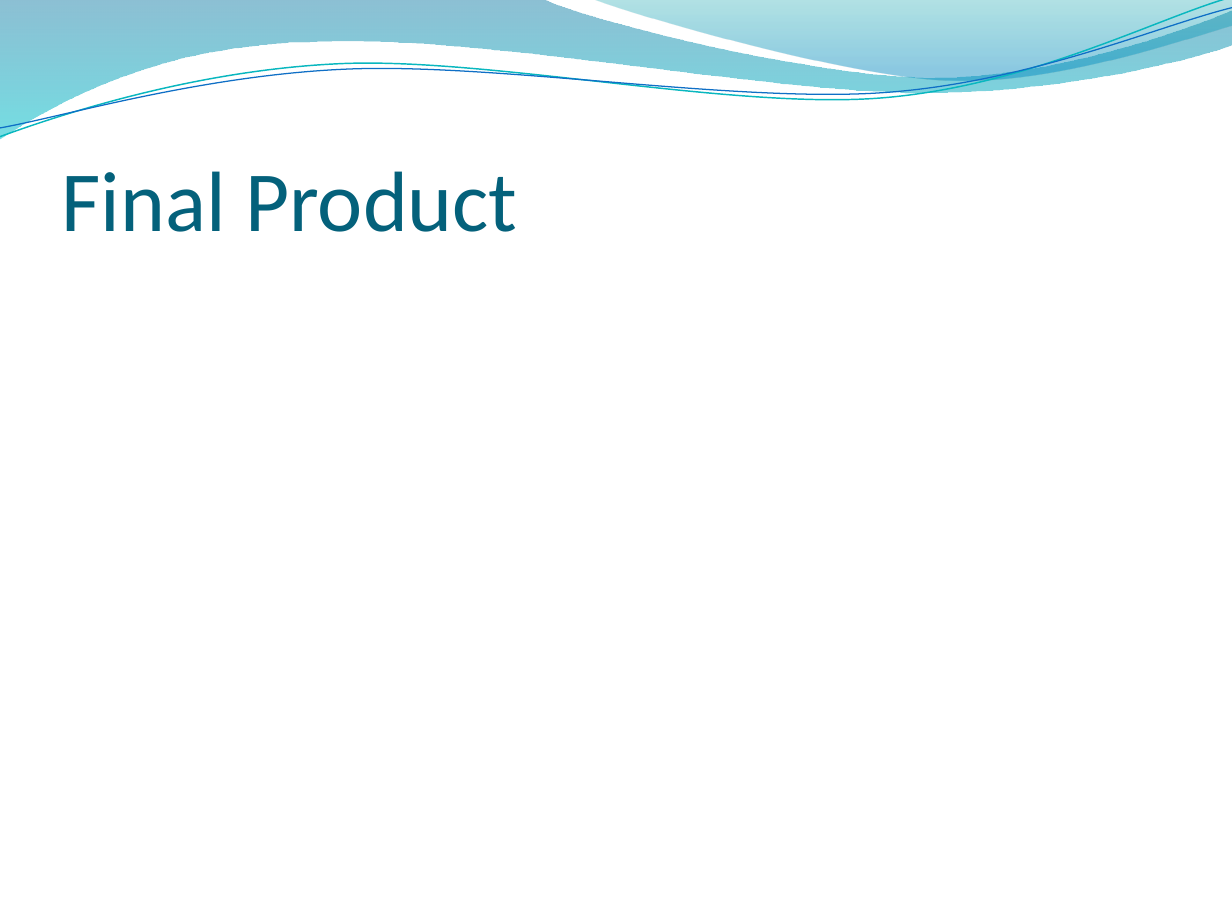
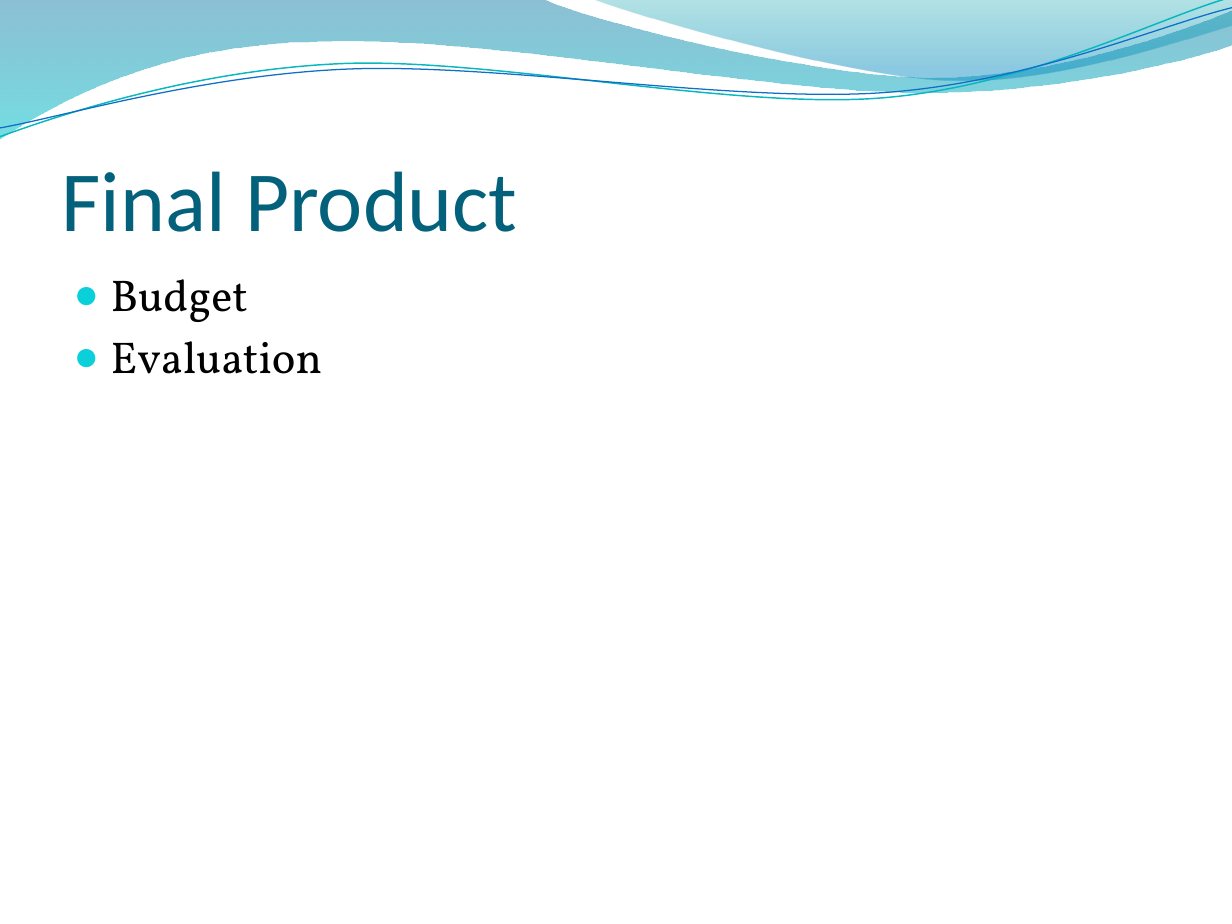
Before and after one commit to tasbal/cpsc483, a slide deck: slide 19 of MISC/Final Presentation.pptx (slide 22 before the commit). Drawn at 1232x924 pixels with LibreOffice and Linux fonts; fonts in the diff are those of the drawing; background and template pictures are left out. Boxes give left, top, right and bottom in pixels: in the first picture for what was removed or moved away, otherwise in the second. Text is boxed around its words. In the diff, an @@ line names an element or a change of style, - is before the commit and + after.

```diff
--- a/MISC/Final Presentation.pptx
+++ b/MISC/Final Presentation.pptx
@@ text added at (x1=111, y1=279, x2=322, y2=374), 26 pt, text #000000 @@
+● Budget
+● Evaluation
```
Also in this commit, not shown: 7 other slides changed, 2 slides added, 6 slides removed, 1 other file.
